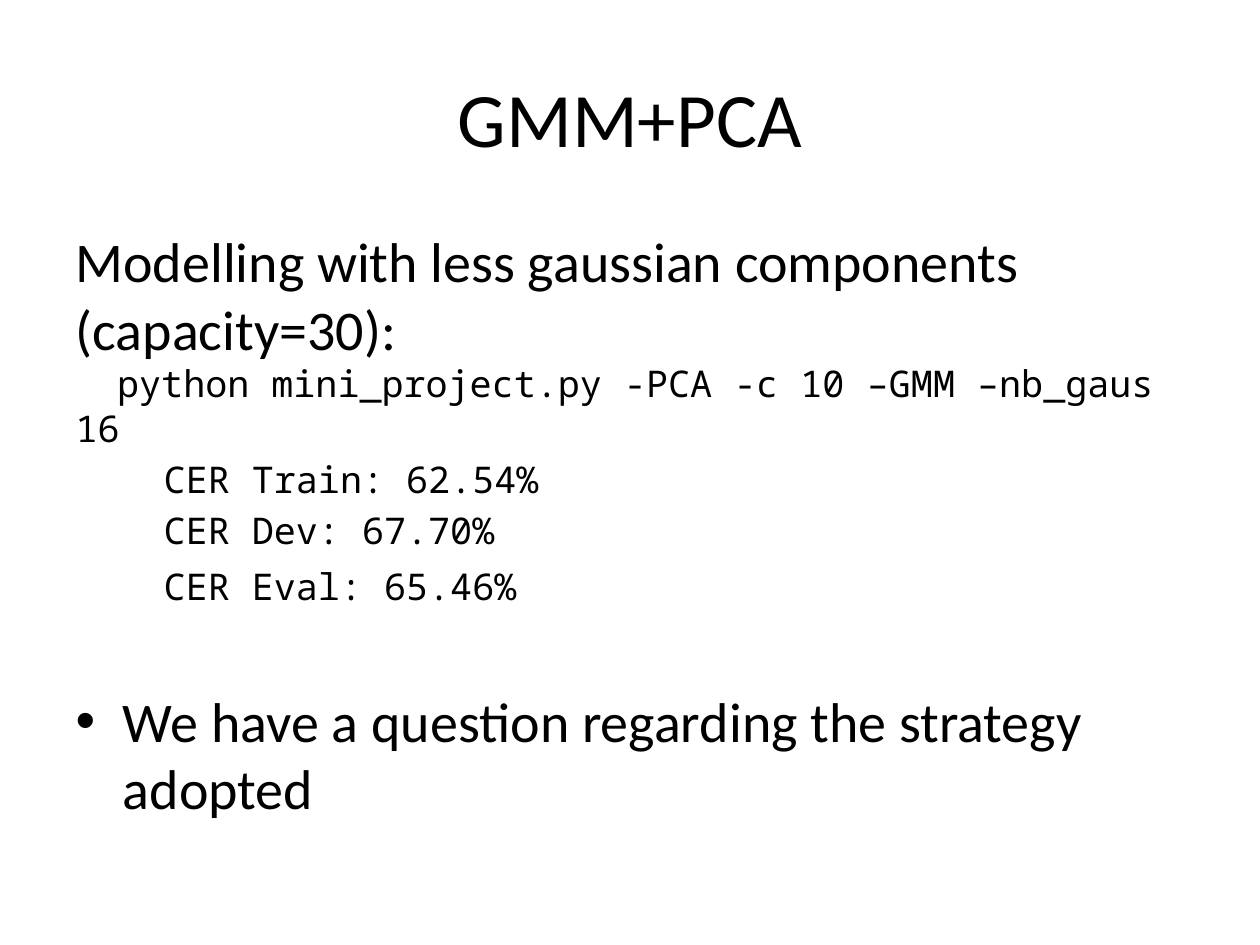
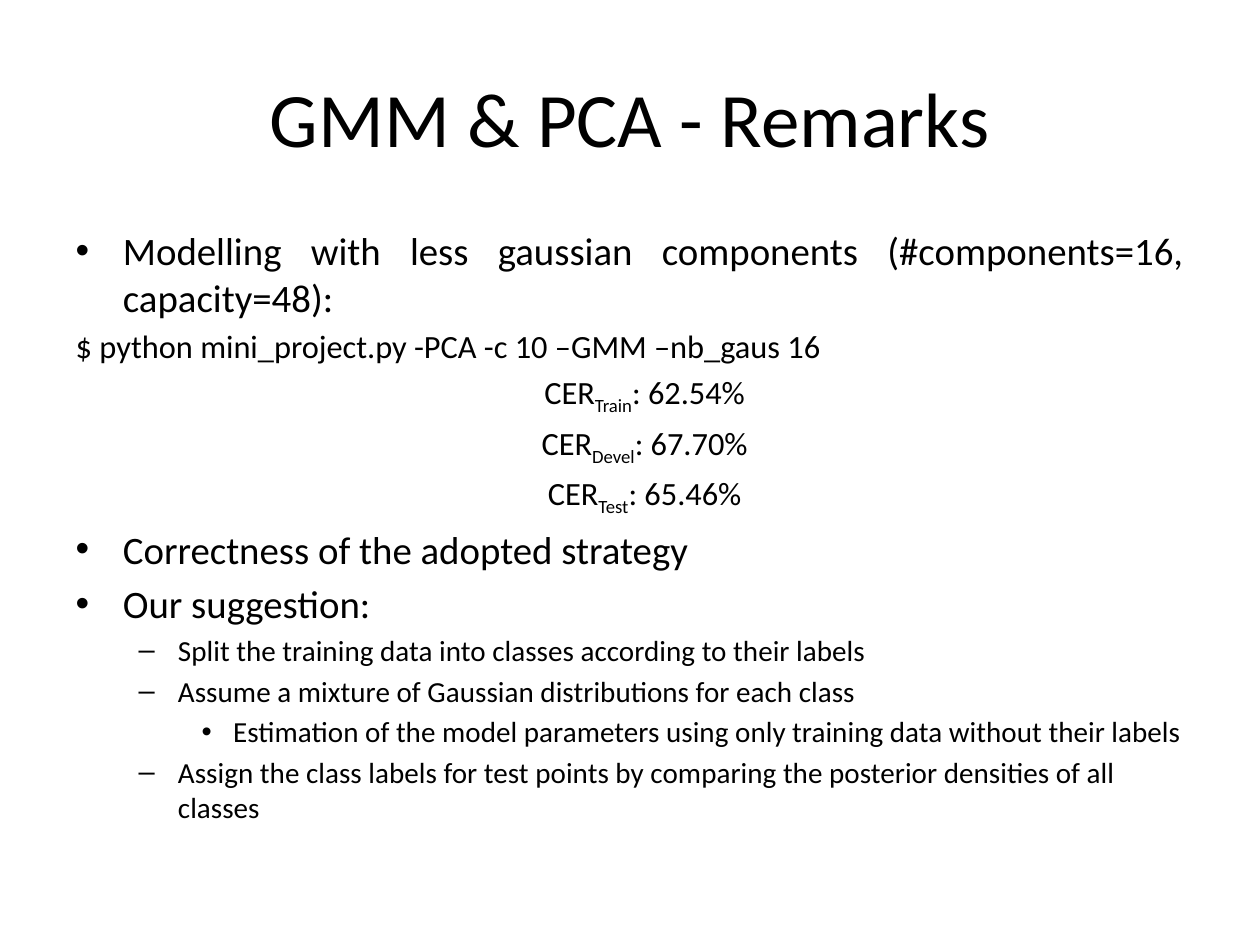
Before and after one commit to tiagofrepereira2012/FSPR_miniproject, a slide deck: slide 13 of presentation/Presentation.pptx (slide 6 before the commit). Drawn at 1260x945 pixels with LibreOffice and Linux fonts; fonts in the diff are those of the drawing. Boxes give left, top, right and bottom in pixels: in the first picture for what was removed or moved away, otherwise in the second. Text is boxed around its words. In the diff, an @@ line names an element or a change of style, - is before the commit and + after.

Commit message:
Update the presentation

```diff
--- a/presentation/Presentation.pptx
+++ b/presentation/Presentation.pptx
@@ title at (270,93,989,148): text changed @@
-GMM+PCA
+GMM & PCA - Remarks
@@ text at (99,236,1183,819): text changed; size 32 to 16.6 pt @@
-Modelling with less gaussian components (capacity=30):
-python mini_project.py -PCA -c 10 –GMM –nb_gaus 16
-CER Train: 62.54%
-CER Dev: 67.70%
-CER Eval: 65.46%
-• We have a question regarding the strategy adopted
+• Modelling with less gaussian components (#components=16, capacity=48):
+$ python mini_project.py -PCA -c 10 –GMM –nb_gaus 16
+CERTrain: 62.54%
+CERDevel: 67.70%
+CERTest: 65.46%
+• Correctness of the adopted strategy
+• Our suggestion:
+  – Split the training data into classes according to their labels
+  – Assume a mixture of Gaussian distributions for each class
+    • Estimation of the model parameters using only training data without their labels
+  – Assign the class labels for test points by comparing the posterior densities of all classes
```
Also in this commit, not shown: 4 other slides changed, 8 slides added, 2 slides removed, 1 other file.
